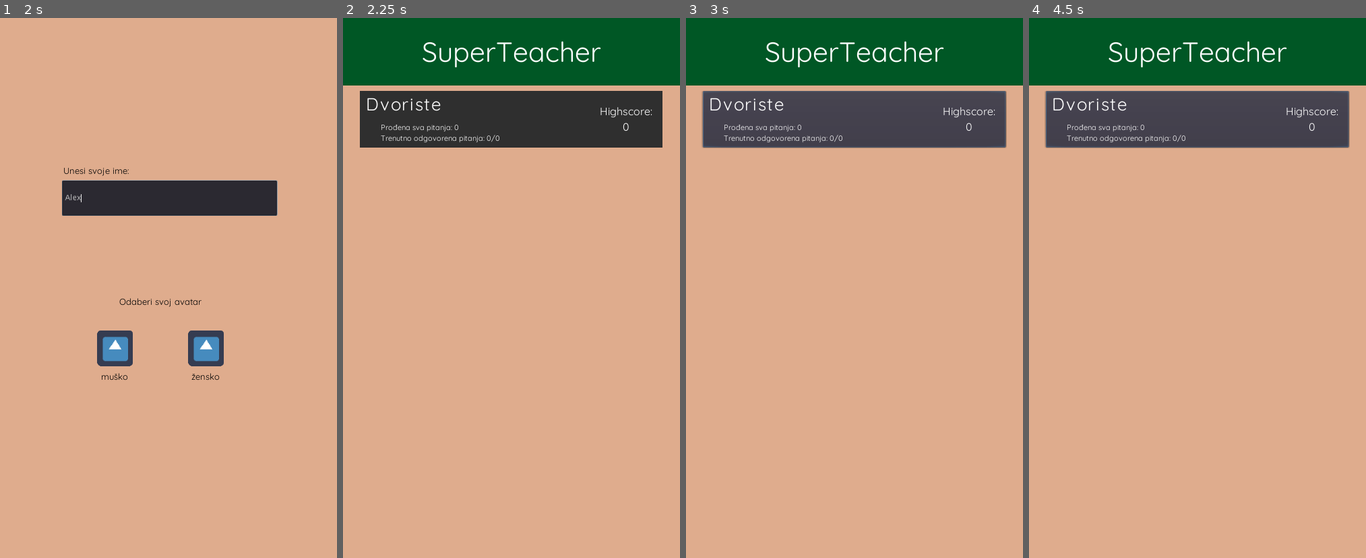
Above: before the commit, frames 1-4 (left to right).
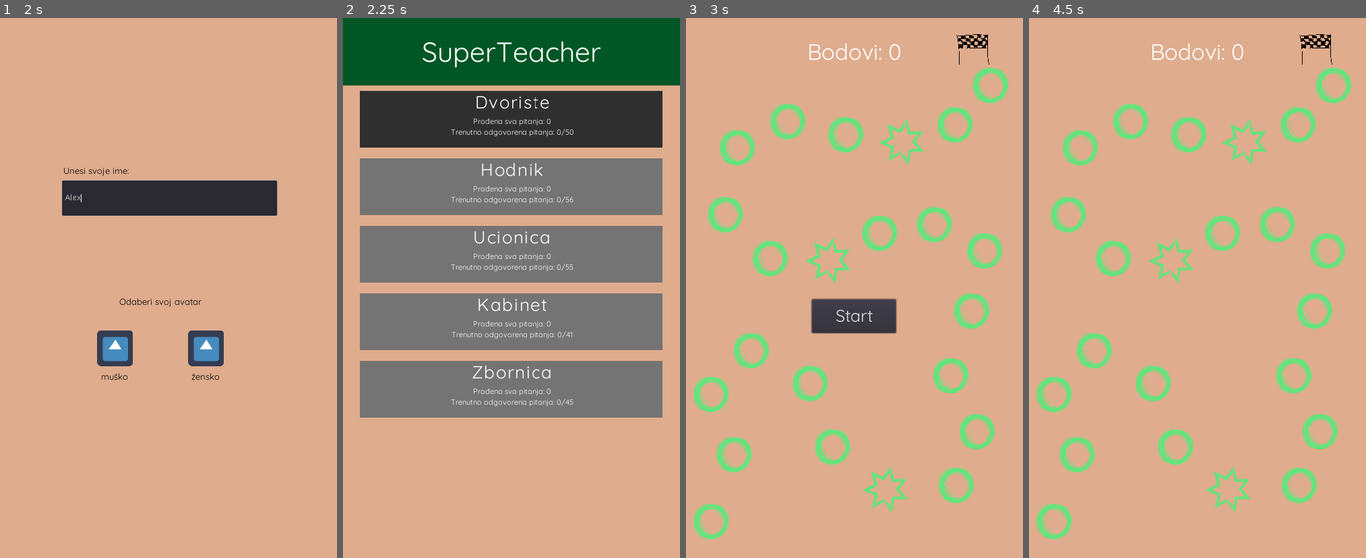
Above: after the commit, the same moments.

Repository: amalija-ramljak/superteacher
Game: Godot game, scene res://scenes/Entry.tscn
The game is run twice, just before and just after one commit, with the same random seed, the same clock (stepped at 60 frames per second) and the same inputs. The engine's default icon, where the game draws it, is replaced by a stand-in: a white triangle on a blue panel in a dark square.
Inputs (mouse positions are in pixels of both pictures, inside the frame that each line leads up to):
- Up to frame 1 (2 s): click "Play" at 0.5 s; click (168, 196) at 1.27 s; type "Alex" at 1.35 s
- Up to frame 2 (2.25 s): click "muško" at 2 s
- Up to frame 3 (3 s): click (854, 120) at 2.75 s
- Up to frame 4 (4.5 s): click (1197, 315) at 3.5 s, where only the run after the commit has a clickable "Start"; click (1197, 120) at 4.27 s

Frame 1 is identical in both runs. In frame 2, 39% of the frame differs, in the area x 5-95%, y 14-74%; in frame 3, 29%; in frame 4, 27%.
Error before the commit: Invalid call. Nonexistent function 'keys' in base 'Nil'. (res://GameSaving.gd:74)

Commit message:
removed highscore from levelselectors

Diff:
--- a/GameSaving.gd
+++ b/GameSaving.gd
@@ -70,8 +70,9 @@
 	# the first level cannot be entirely empty!
 	if name == 'Dvoriste':
 		var f = File.new()
-		f.open("res://leveldata/questions/Dvoriste.json", File.READ)
-		remaining_pool = parse_json(f.get_as_text()).keys()
+		#f.open("res://leveldata/questions/Dvoriste.json", File.READ)
+		f.open("res://leveldata/level1_question_list.json", File.READ)
+		remaining_pool = parse_json(f.get_as_text())
 		f.close()
 	else:
 		remaining_pool = []
--- a/scenes/VBoxContainer.gd
+++ b/scenes/VBoxContainer.gd
@@ -15,7 +15,6 @@
 		add_child(level_selector)
 		var level_data = levels_data.levels[level]
 		level_selector.set_name(level)
-		level_selector.set_highscore(level_data.highscore)
 		level_selector.set_progress(level_data.full_passes, level_data.current_correct, levels.pool_size[level])
 		# terrible but oh well
 		level_selector.get_child(0).connect("button_up", self.get_parent().get_parent(), "on_level_selected", [level_selector.level_name])
--- a/scenes/components/LevelSelector.gd
+++ b/scenes/components/LevelSelector.gd
@@ -6,15 +6,12 @@
 	pass # Replace with function body.
 
 func set_name(var name):
-	$LevelSelectorButton/LevelSelectorContainer/LevelInfoContainer/LevelNameLabel.text = " %s" % name
+	$LevelSelectorButton/LevelInfoContainer/LevelNameLabel.text = "%s" % name
 	self.level_name = name
 
 func set_progress(var full_runs, var current, var total):
-	var progress_text = "          Prođena sva pitanja: %s\n          Trenutno odgovorena pitanja: %s/%s"
-	$LevelSelectorButton/LevelSelectorContainer/LevelInfoContainer/LevelProgressLabel.text = progress_text % [full_runs, current, total]
-
-func set_highscore(var score):
-	$LevelSelectorButton/LevelSelectorContainer/HighScoreLabel.text = "Highscore:\n%s" % score
+	var progress_text = "Prođena sva pitanja: %s\nTrenutno odgovorena pitanja: %s/%s"
+	$LevelSelectorButton/LevelInfoContainer/LevelProgressLabel.text = progress_text % [full_runs, current, total]
 
 func disable():
 	var button = self.get_child(0)
--- a/scenes/components/LevelSelector.tscn
+++ b/scenes/components/LevelSelector.tscn
@@ -18,17 +18,12 @@
 size = 14
 font_data = ExtResource( 1 )
 
-[sub_resource type="DynamicFont" id=5]
-size = 20
-font_data = ExtResource( 1 )
-
-
 [node name="Control" type="Control"]
 anchor_left = 0.5
 anchor_right = 0.5
-margin_left = -300.0
-margin_right = 300.0
-
+margin_left = -270.0
+margin_right = 270.0
+margin_bottom = 100.0
 script = ExtResource( 2 )
 __meta__ = {
 "_edit_use_anchors_": false
@@ -44,55 +39,41 @@
 custom_styles/disabled = SubResource( 1 )
 custom_styles/normal = SubResource( 2 )
 __meta__ = {
-"_edit_group_": true,
 "_edit_use_anchors_": false
 }
 
-[node name="LevelSelectorContainer" type="GridContainer" parent="LevelSelectorButton"]
+[node name="LevelInfoContainer" type="GridContainer" parent="LevelSelectorButton"]
 anchor_left = 0.5
+anchor_top = 0.5
 anchor_right = 0.5
-margin_left = -269.5
-margin_right = 269.5
-margin_bottom = 100.0
-grow_horizontal = 2
-grow_vertical = 0
-size_flags_horizontal = 2
-columns = 2
+anchor_bottom = 0.5
+margin_left = -268.999
+margin_top = -50.0
+margin_right = 271.001
+margin_bottom = 50.0
+custom_constants/vseparation = 7
 __meta__ = {
 "_edit_use_anchors_": false
 }
 
-[node name="LevelInfoContainer" type="GridContainer" parent="LevelSelectorButton/LevelSelectorContainer"]
-margin_right = 420.0
-margin_bottom = 99.0
-
-[node name="LevelNameLabel" type="Label" parent="LevelSelectorButton/LevelSelectorContainer/LevelInfoContainer"]
-margin_right = 420.0
-margin_bottom = 45.0
-rect_min_size = Vector2( 420, 45 )
+[node name="LevelNameLabel" type="Label" parent="LevelSelectorButton/LevelInfoContainer"]
+margin_right = 540.0
+margin_bottom = 40.0
+grow_horizontal = 2
+grow_vertical = 2
+size_flags_horizontal = 3
+size_flags_vertical = 1
 custom_fonts/font = SubResource( 3 )
-text = "  Level"
+text = "Level"
+align = 1
 valign = 1
 
-[node name="LevelProgressLabel" type="Label" parent="LevelSelectorButton/LevelSelectorContainer/LevelInfoContainer"]
-margin_top = 49.0
-margin_right = 420.0
-margin_bottom = 99.0
-rect_min_size = Vector2( 420, 50 )
+[node name="LevelProgressLabel" type="Label" parent="LevelSelectorButton/LevelInfoContainer"]
+margin_top = 47.0
+margin_right = 540.0
+margin_bottom = 86.0
 custom_fonts/font = SubResource( 4 )
-text = "          Prođena sva pitanja: 0
-          Trenutno odgovorena pitanja: 0/0"
-valign = 1
-
-[node name="HighScoreLabel" type="Label" parent="LevelSelectorButton/LevelSelectorContainer"]
-margin_left = 424.0
-margin_right = 524.0
-margin_bottom = 99.0
-rect_min_size = Vector2( 100, 0 )
-size_flags_horizontal = 8
-size_flags_vertical = 1
-custom_fonts/font = SubResource( 5 )
-text = "Highscore:
-0"
+text = "Prođena sva pitanja: 0
+Trenutno odgovorena pitanja: 0/0"
 align = 1
 valign = 1
Not shown: 1 places in scenes/components/LevelSelector.tscn that only renumber resources
